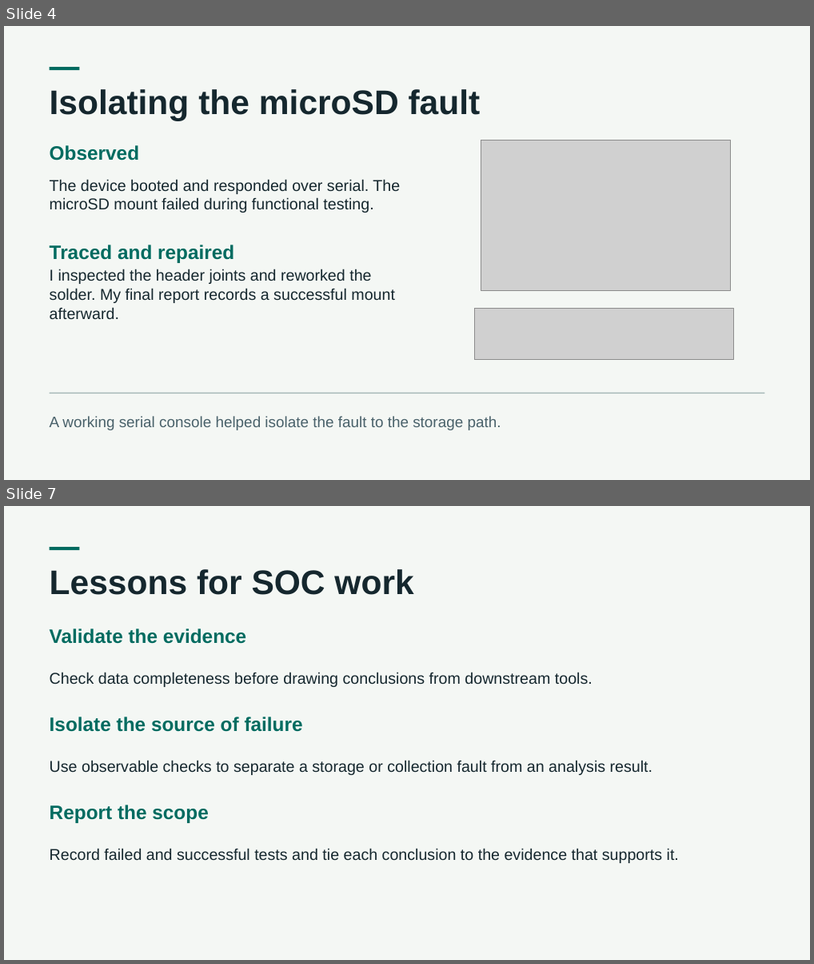
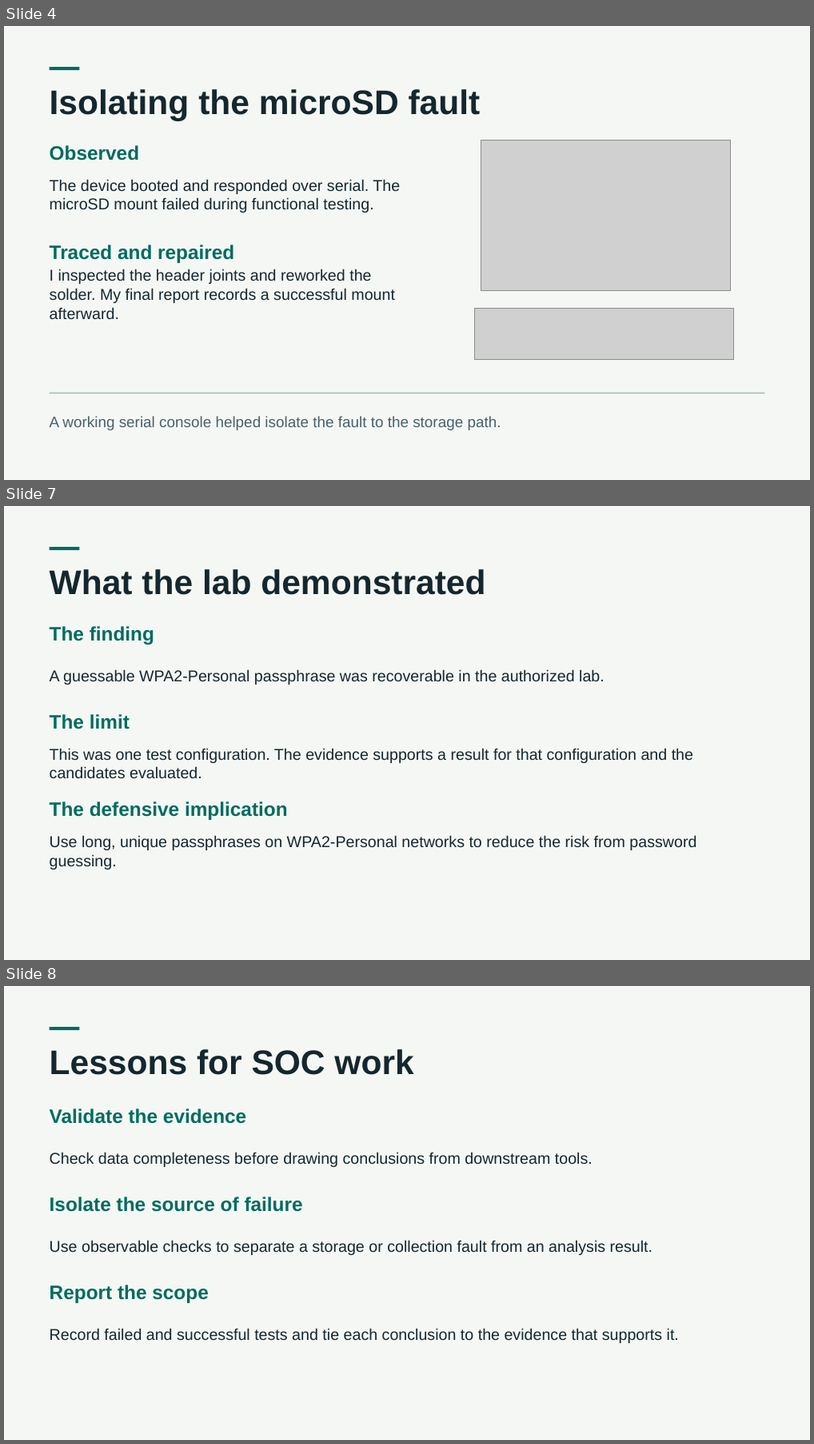
Before and after one commit to darasimiop/ESP32-Marauder-WPA2-Security-Capstone, a slide deck: presentation/ESP32-Marauder-WPA2-Security-Capstone.pptx. Shown one above the other, each under a label of ours: slides 4 and 7 before the commit, slides 4, 7 and 8 after it; the slides between them are not shown. The pictures are 814x964 and 814x1444 pixels, drawn with LibreOffice and Linux fonts; fonts in the diff are those of the drawing; grey boxes stand for pictures. Boxes give left, top, right and bottom in pixels: in the first picture for what was removed or moved away, otherwise in the second. Text is boxed around its words. In the diff, an @@ line names an element or a change of style, - is before the commit and + after.

Commit message:
Add original evidence to capstone portfolio presentation

```diff
--- a/presentation/ESP32-Marauder-WPA2-Security-Capstone.pptx
+++ b/presentation/ESP32-Marauder-WPA2-Security-Capstone.pptx
@@ slide 7 added at (4, 506, 810, 960), background #F4F7F4 @@
@@ rectangle added at (50, 547, 80, 550), fill #006B60 @@
@@ text added at (50, 569, 486, 595), 40.5 pt, text #15272E, bold @@
+What the lab demonstrated
@@ text added at (50, 626, 154, 644), 23.2 pt, text #006B60, bold @@
+The finding
@@ text added at (50, 669, 605, 684), 18.8 pt, text #15272E @@
+A guessable WPA2-Personal passphrase was recoverable in the authorized lab.
@@ text added at (50, 714, 130, 729), 23.2 pt, text #006B60, bold @@
+The limit
@@ text added at (50, 748, 694, 779), 18.8 pt, text #15272E @@
+This was one test configuration. The evidence supports a result for that configuration and the candidates evaluated.
@@ text added at (50, 801, 288, 820), 23.2 pt, text #006B60, bold @@
+The defensive implication
@@ text added at (50, 835, 697, 869), 18.8 pt, text #15272E @@
+Use long, unique passphrases on WPA2-Personal networks to reduce the risk from password guessing.
@@ what was slide 7 is now slide 8 @@
```
Also in this commit, not shown: 1 slide changed, 2 other slides added, 2 slides removed, 7 other files.
